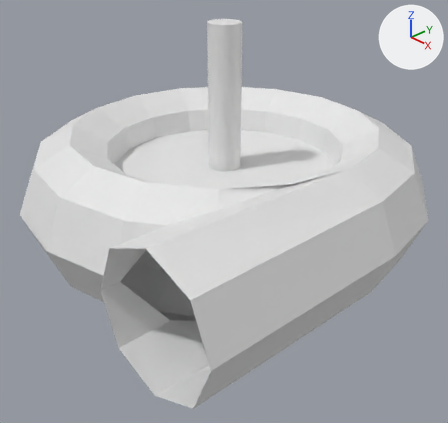
An edit to the Blender file planetary_bearing.blend, drawn before and after from the same camera.
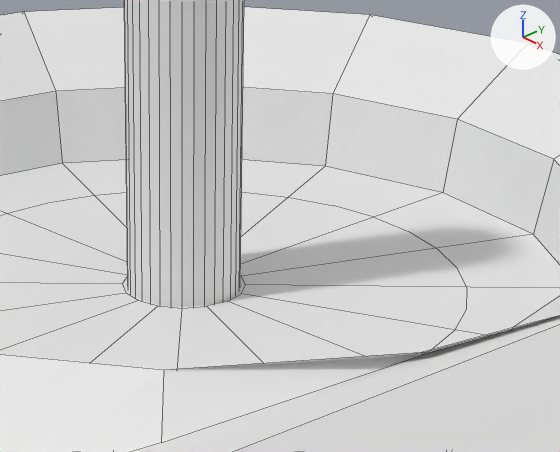
Old and new are each drawn whole from a camera (50 mm lens) standing at (13.25, -12.5, 8.0) and looking at (0.26, -0.28, -0.81) and again close up on the part from 39% to 74% of the width and 20% to 50% of the height. Every picture has the same lights, and +X, +Y and +Z are marked at upper right. The close-ups show mesh edges as thin lines.

Objects in the first close-up: 'shaft size 1cm', 'stator_profile_whole'.
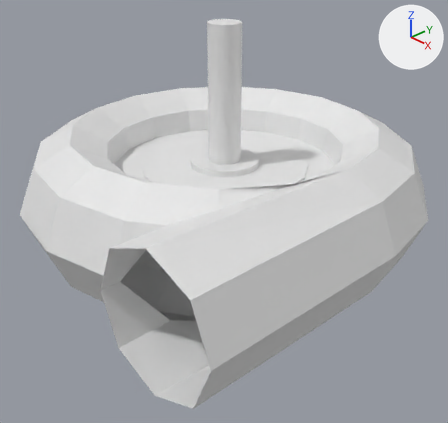
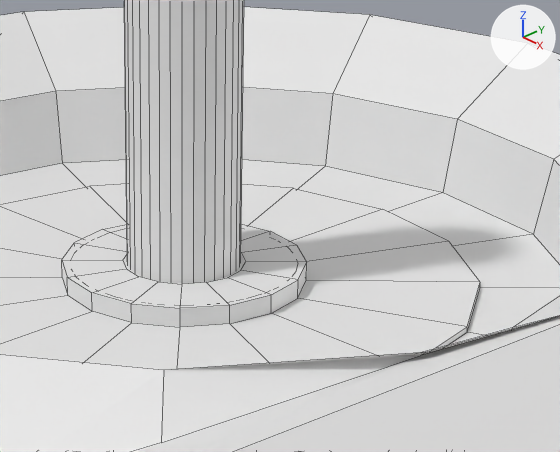
Pixel boxes (x1, y1, x2, y2) of what changed, in the close-ups (560 x 452 px):
'stator_profile_whole.001', added
    after: (123, 254, 246, 284)
part 1 of me_circle_002, built on
    both: (0, 160, 560, 370)

The change, as a list of edits to the scene's bpy script:
```text
Change me_circle_002:
    used by ob_stator_profile_whole; location = (4.4, 0.0, 0.0); rotation_euler = (1.571, 0.0, 0.0), in degrees (90, 0, 0)
    remove me_circle_002.from_pydata(...)  # 188 vertices, 164 faces; spans x -10.7..1.9, y -1.9..1.9, z -6.3..6.3
    add me_circle_002.from_pydata(...)  # 460 vertices, 436 faces; spans x -10.7..1.9, y -5.07..1.9, z -6.3..6.3
    me_circle_002 part 1: 32 vertices removed from x -7.0..-1.8, y -0.63..0.63, z -2.6..2.6; 304 vertices added at x -7.03..-1.77, y -5.07..0.85, z -2.63..2.63
Add me_circle_003:
    me_circle_003.from_pydata(...)  # a 32-sided cylinder along y spanning x -5.4..-3.4, y 0.63..0.83, z -1.0..1.0
Add ob_stator_profile_whole_001:
    ob_stator_profile_whole_001 = bpy.data.objects.new('stator_profile_whole.001', me_circle_003)
    ob_stator_profile_whole_001.location = (4.4, 0.0, 0.0)
    ob_stator_profile_whole_001.rotation_euler = (1.571, 0.0, 0.0)  # degrees (90, 0, 0)
```
